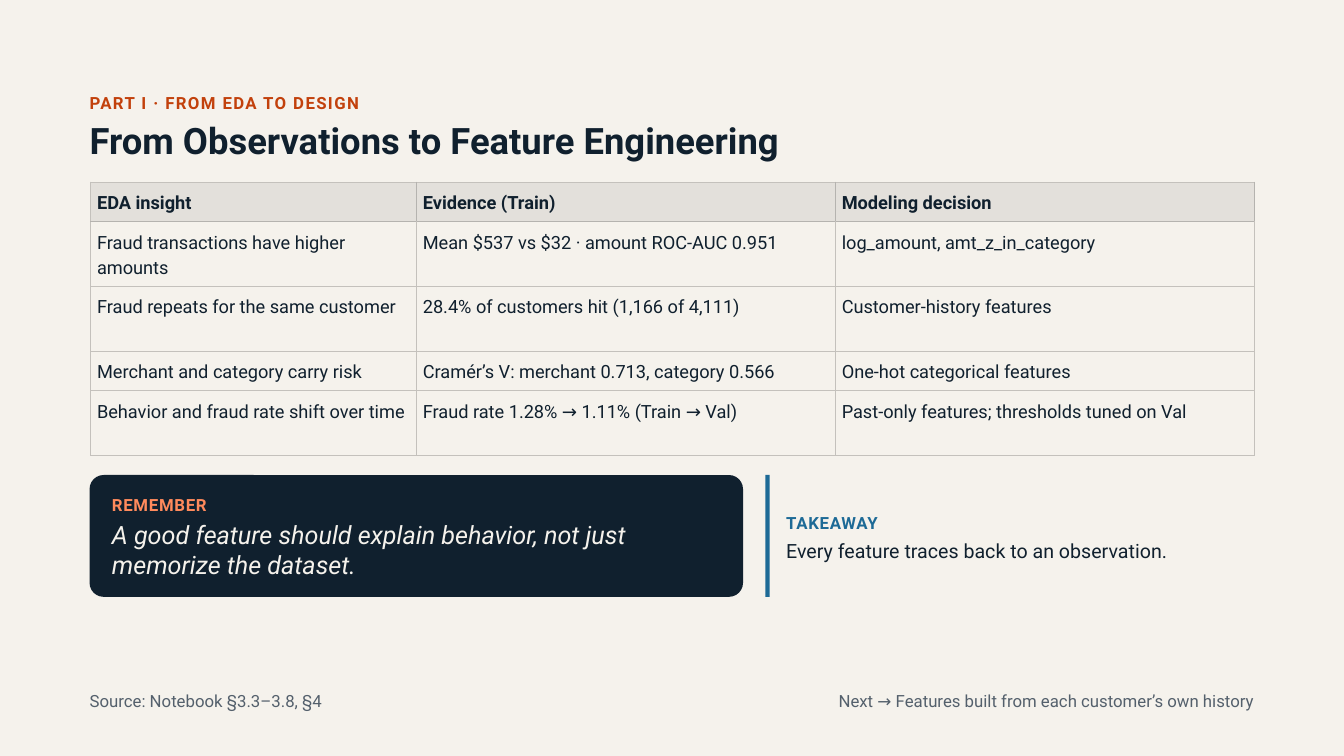
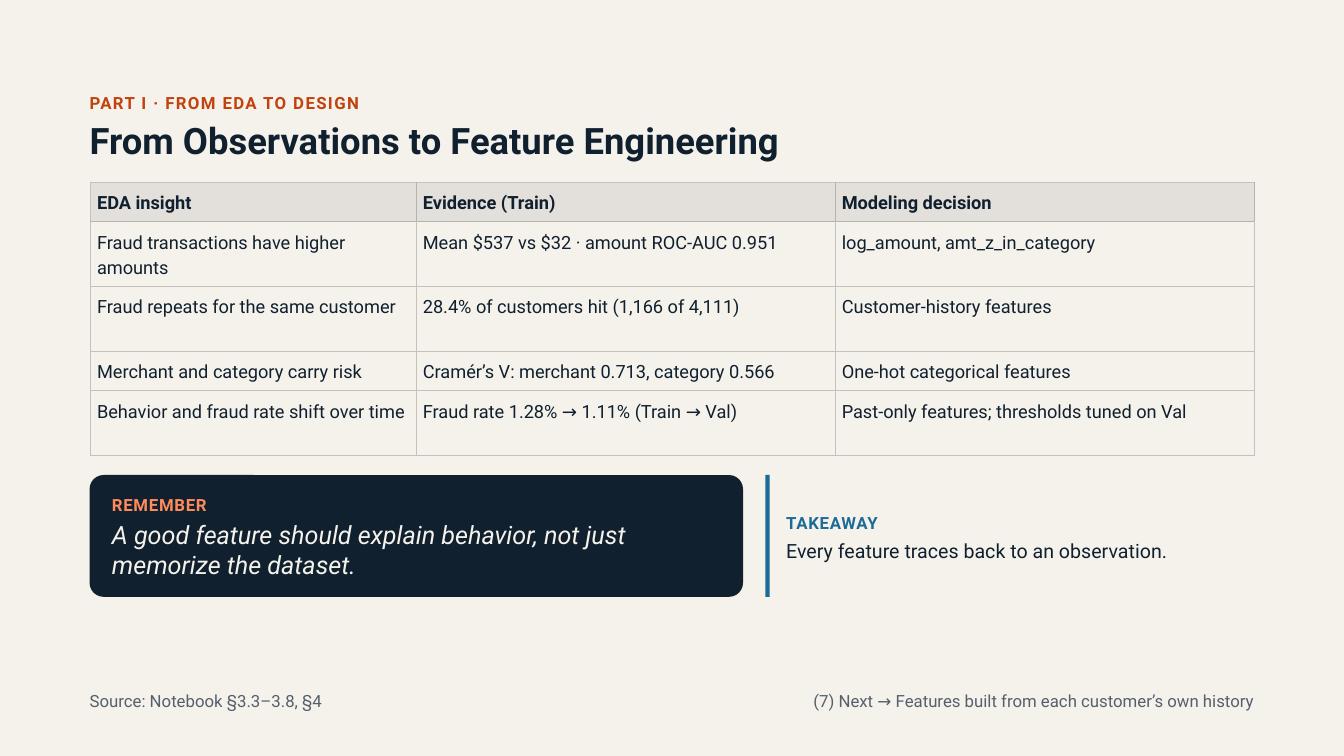
Before and after one commit to DakFu2k6/DS66A_Group_07, a slide deck: slide 7 of Fraud_Detection.pptx. Drawn at 1344x756 pixels with LibreOffice and Linux fonts; fonts in the diff are those of the drawing. Boxes give left, top, right and bottom in pixels: in the first picture for what was removed or moved away, otherwise in the second. Text is boxed around its words. In the diff, an @@ line names an element or a change of style, - is before the commit and + after.

```diff
--- a/Fraud_Detection.pptx
+++ b/Fraud_Detection.pptx
@@ text at (x1=813, y1=694, x2=1254, y2=711): text changed @@
-Next → Features built from each customer’s own history
+(7) Next → Features built from each customer’s own history
```
Also in this commit, not shown: 23 other slides changed, 1 other file.
